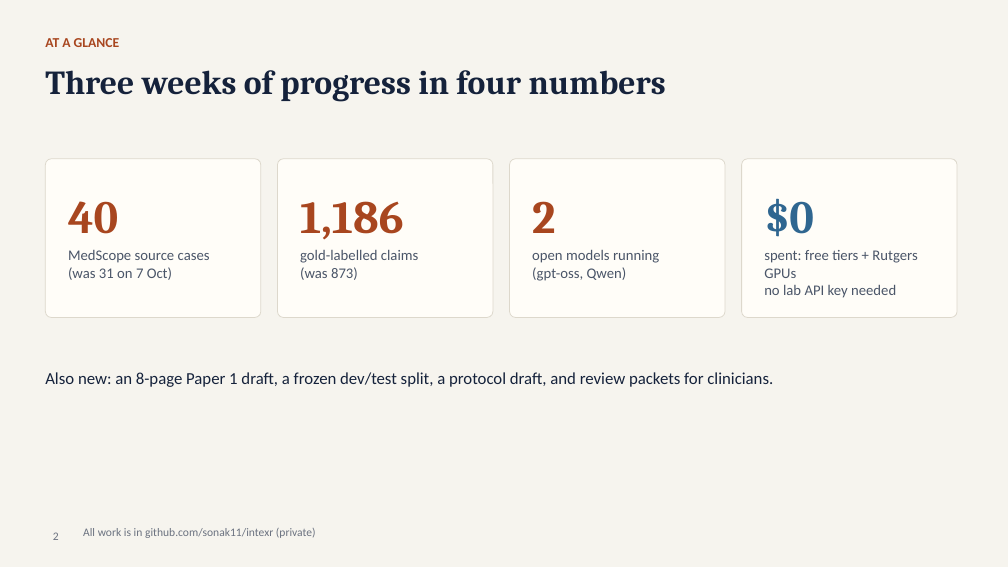
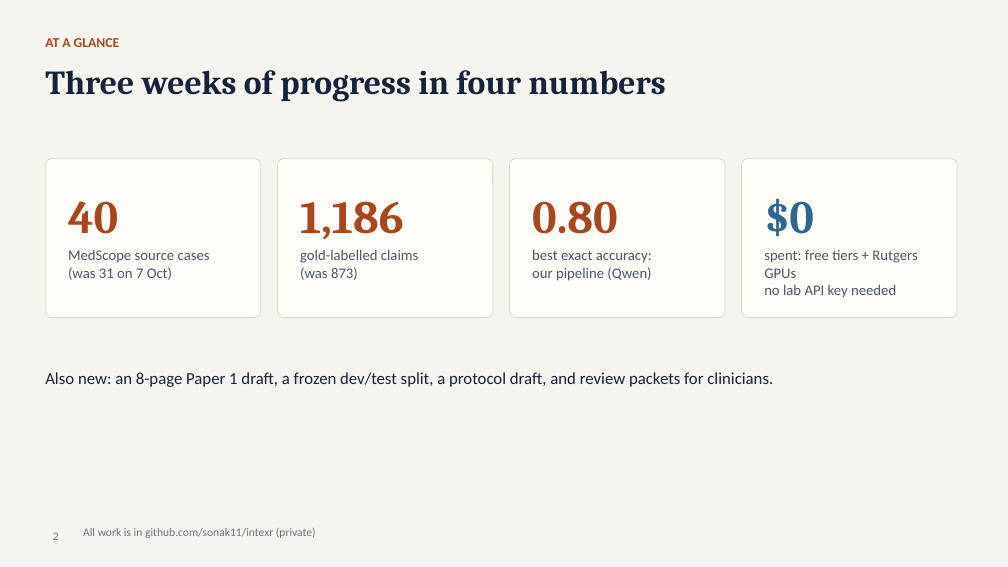
Before and after one commit to sonak11/intexr, a slide deck: slide 2 of docs/slides/IntExR_update_late_Oct2026.pptx. Drawn at 1008x567 pixels with LibreOffice and Linux fonts; fonts in the diff are those of the drawing. Boxes give left, top, right and bottom in pixels: in the first picture for what was removed or moved away, otherwise in the second. Text is boxed around its words. In the diff, an @@ line names an element or a change of style, - is before the commit and + after.

Commit message:
Deck: slides 2 and 9 show the first model results (dev pilot)

```diff
--- a/docs/slides/IntExR_update_late_Oct2026.pptx
+++ b/docs/slides/IntExR_update_late_Oct2026.pptx
@@ text at (532, 201, 618, 234): text changed @@
-2
+0.80
@@ text at (532, 250, 652, 281): text changed @@
-open models running
-(gpt-oss, Qwen)
+best exact accuracy:
+our pipeline (Qwen)
```
Also in this commit, not shown: 1 other slide changed, 1 other file.
